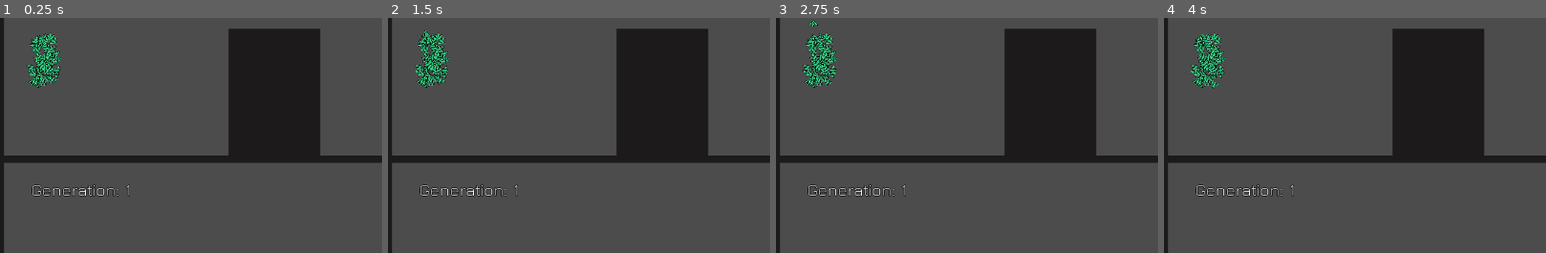
Above: before the commit, frames 1-4 (left to right).
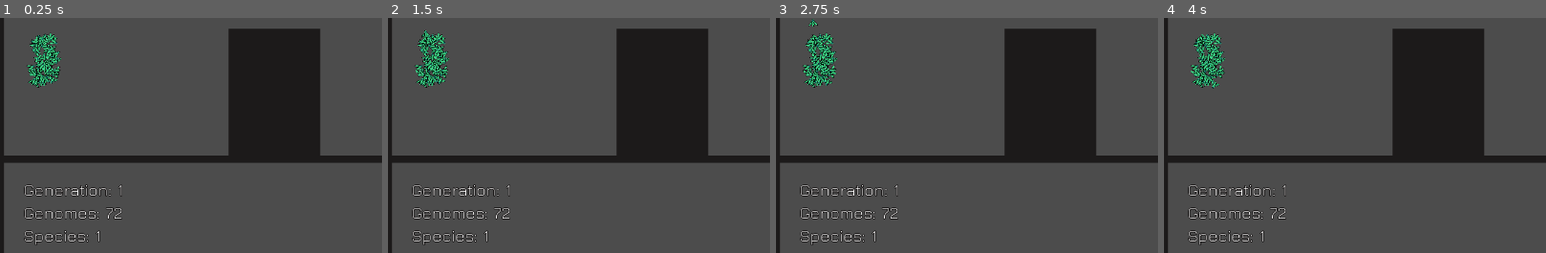
Above: after the commit, the same moments.

Repository: a0x77ry/plasmata
Game: Godot game, scene res://level1.tscn
Same seed, same stepped clock (60 frames per second), same inputs: the game is played once before the commit and once after it.
Inputs:
- Up to frame 1 (0.25 s): no input
- Up to frame 2 (1.5 s): tap Enter (ui_accept) at 0.5, 0.77, 1.25 s
- Up to frame 3 (2.75 s): tap Enter (ui_accept) at 1.52, 2 s
- Up to frame 4 (4 s): tap Enter (ui_accept) at 2.75, 3.02, 3.5, 3.77 s
The pictures show only the part of the screen within x 0-50%, y 37-87%; the shares and areas given below are measured in that part.

The runs differ from the first frame. In frame 1, 1.6% of the frame differs, in the area x 6-34%, y 70-97%; in frame 2, 1.6%; in frame 3, 1.6%; in frame 4, 1.6%.

Commit message:
Show more statistics

Diff:
--- a/level1.tscn
+++ b/level1.tscn
@@ -157,28 +157,74 @@
 align = 1
 valign = 1
 
-[node name="GenCounter" type="HBoxContainer" parent="."]
-margin_left = 54.0
-margin_top = 464.0
-margin_right = 268.0
-margin_bottom = 515.0
-
-[node name="Generation" type="Label" parent="GenCounter"]
-margin_top = 8.0
+[node name="Statistics" type="VBoxContainer" parent="."]
+margin_left = 41.0
+margin_top = 472.0
+margin_right = 310.0
+margin_bottom = 688.0
+
+[node name="GenCounter" type="HBoxContainer" parent="Statistics"]
+margin_right = 269.0
+margin_bottom = 35.0
+
+[node name="Generation" type="Label" parent="Statistics/GenCounter"]
 margin_right = 156.0
-margin_bottom = 43.0
+margin_bottom = 35.0
 custom_fonts/font = SubResource( 3 )
 text = "Generation: "
 align = 1
 valign = 1
 
-[node name="GenNumber" type="Label" parent="GenCounter"]
+[node name="GenNumber" type="Label" parent="Statistics/GenCounter"]
 margin_left = 160.0
-margin_top = 8.0
-margin_right = 208.0
-margin_bottom = 43.0
-custom_fonts/font = SubResource( 3 )
-text = "666"
+margin_right = 176.0
+margin_bottom = 35.0
+custom_fonts/font = SubResource( 3 )
+text = "0"
+align = 1
+valign = 1
+
+[node name="Genomes" type="HBoxContainer" parent="Statistics"]
+margin_top = 39.0
+margin_right = 269.0
+margin_bottom = 74.0
+
+[node name="GenomesText" type="Label" parent="Statistics/Genomes"]
+margin_right = 136.0
+margin_bottom = 35.0
+custom_fonts/font = SubResource( 3 )
+text = "Genomes: "
+align = 1
+valign = 1
+
+[node name="GenomesNumber" type="Label" parent="Statistics/Genomes"]
+margin_left = 140.0
+margin_right = 169.0
+margin_bottom = 35.0
+custom_fonts/font = SubResource( 3 )
+text = "70"
+align = 1
+valign = 1
+
+[node name="Species" type="HBoxContainer" parent="Statistics"]
+margin_top = 78.0
+margin_right = 269.0
+margin_bottom = 113.0
+
+[node name="SpeciesText" type="Label" parent="Statistics/Species"]
+margin_right = 118.0
+margin_bottom = 35.0
+custom_fonts/font = SubResource( 3 )
+text = "Species: "
+align = 1
+valign = 1
+
+[node name="SpeciesNum" type="Label" parent="Statistics/Species"]
+margin_left = 122.0
+margin_right = 137.0
+margin_bottom = 35.0
+custom_fonts/font = SubResource( 3 )
+text = "4"
 align = 1
 valign = 1
 
--- a/scripts/level1.gd
+++ b/scripts/level1.gd
@@ -5,7 +5,9 @@
 onready var spawning_area = get_node("SpawningArea")
 onready var timer = get_node("Timer")
 onready var countdown = get_node("Countdown/Time")
-onready var gen_counter = get_node("GenCounter/GenNumber")
+onready var gen_counter = get_node("Statistics/GenCounter/GenNumber")
+onready var genome_counter = get_node("Statistics/Genomes/GenomesNumber")
+onready var species_counter = get_node("Statistics/Species/SpeciesNum")
 onready var curve = get_node("Path2D").curve
 onready var solved_message_box = get_node("SolvedMessage")
 onready var solved_best_time = get_node("SolvedMessage/HBox/BestTime/HBox/Time")
@@ -69,6 +71,8 @@
     generate_agent_population()
     timer.start(TIME)
     gen_counter.text = str(population.generation)
+    genome_counter.text = str(population.genomes.size())
+    species_counter.text = str(population.species.size())
 
     # Main.calculate_fitness(curve, agents_alive) # gives each of Main.genomes a fitness value
     # Main.speciate() # populates Main.species with Main.genomes
